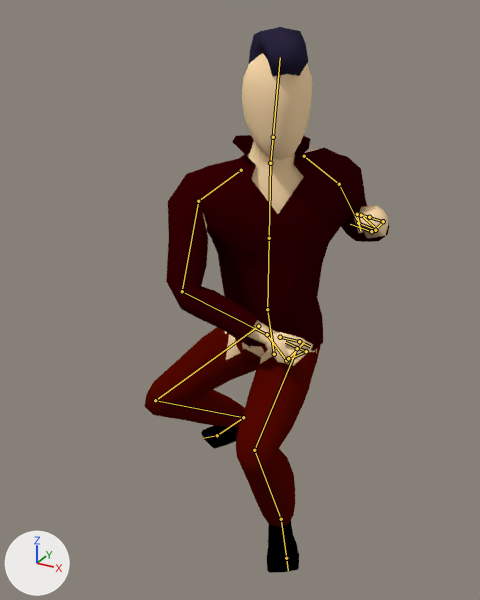
What one commit did to the Blender file ArrowGame/Assets/Prefab/Characters/Enemy.blend.
Rendered twice from a camera (50 mm lens) standing at (0.857, -1.623, 1.475) and looking at (0.007, -0.078, 0.702). Arrows for +X, +Y and +Z are at lower left; the lights stay in place. Both versions are drawn at frame 11 of the action 'Punch_Attack'; the numbers are the values there. The bones that bend it are drawn over the model as lines.

The first picture shows 'Body', 'Hair', 'Pants', 'Shirt', 'Shoes'.
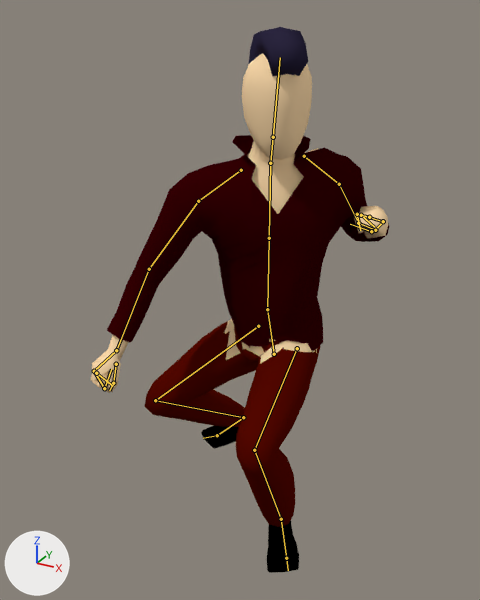
Where the change shows, as pixel boxes (x1, y1, x2, y2) in the pictures (480 x 600 px):
```json
{"object": "Shirt", "change": "posed", "before": [166, 135, 389, 351], "after": [107, 135, 389, 351], "on screen": "26% wider"}
{"object": "Body", "change": "posed", "before": [203, 53, 388, 366], "after": [91, 53, 388, 393]}
{"bone": "Upper Arm.R", "before": "(198, 201) to (182, 291)", "after": "(198, 201) to (149, 269)"}
{"bone": "Lower Arm.R", "before": "(182, 291) to (267, 334)", "after": "(149, 269) to (116, 350)"}
```

Scene script edits in JSON lines:
```json
{"block": "bone_upper_arm_r", "where": "bone_upper_arm_r = bpy.data.objects['Armature'].pose.bones['Upper Arm.R']  # child of 'Shoulder.R'"}
{"op": "set", "path": "bone_upper_arm_r.rotation_quaternion", "old": "(0.935, 0.287, 0.121, 0.168)", "new": "(1.0, 0.0, 0.0, 0.0)", "note": "degrees (36, 8, 23) -> degrees (0, 0, 0)"}
{"block": "bone_lower_arm_r", "where": "bone_lower_arm_r = bpy.data.objects['Armature'].pose.bones['Lower Arm.R']  # child of 'Upper Arm.R'"}
{"op": "set", "path": "bone_lower_arm_r.rotation_quaternion", "old": "(0.839, -0.092, 0.104, 0.526)", "new": "(1.0, 0.0, 0.0, 0.0)", "note": "degrees (-3, 16, 64) -> degrees (0, 0, 0)"}
```
